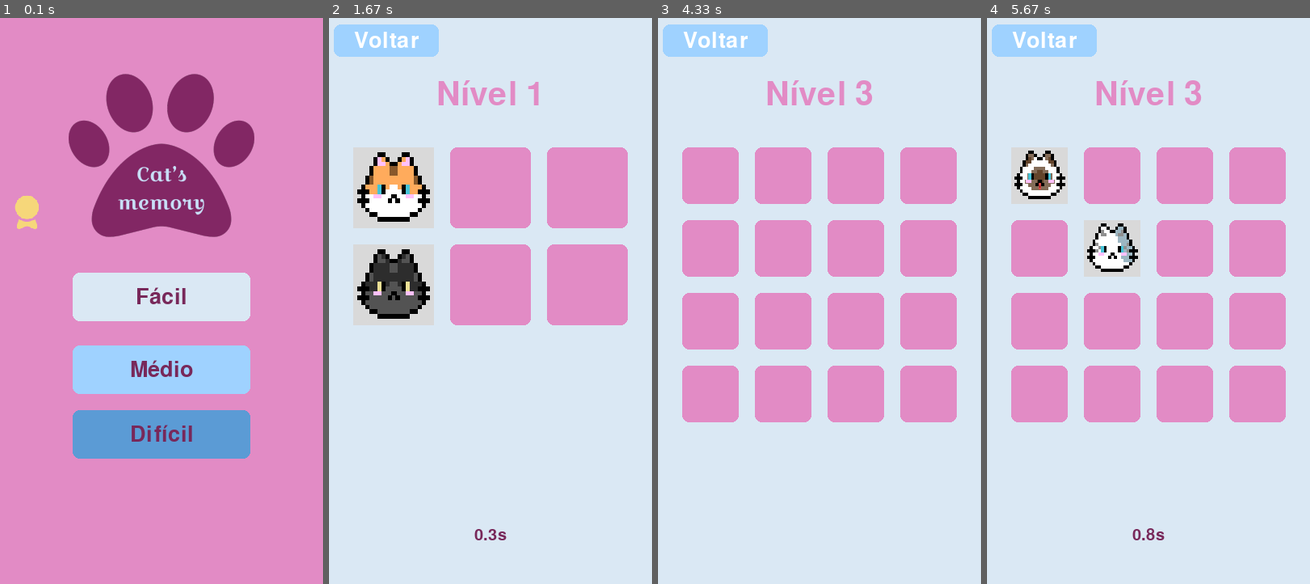
Above: before the commit, frames 1-4 (left to right).
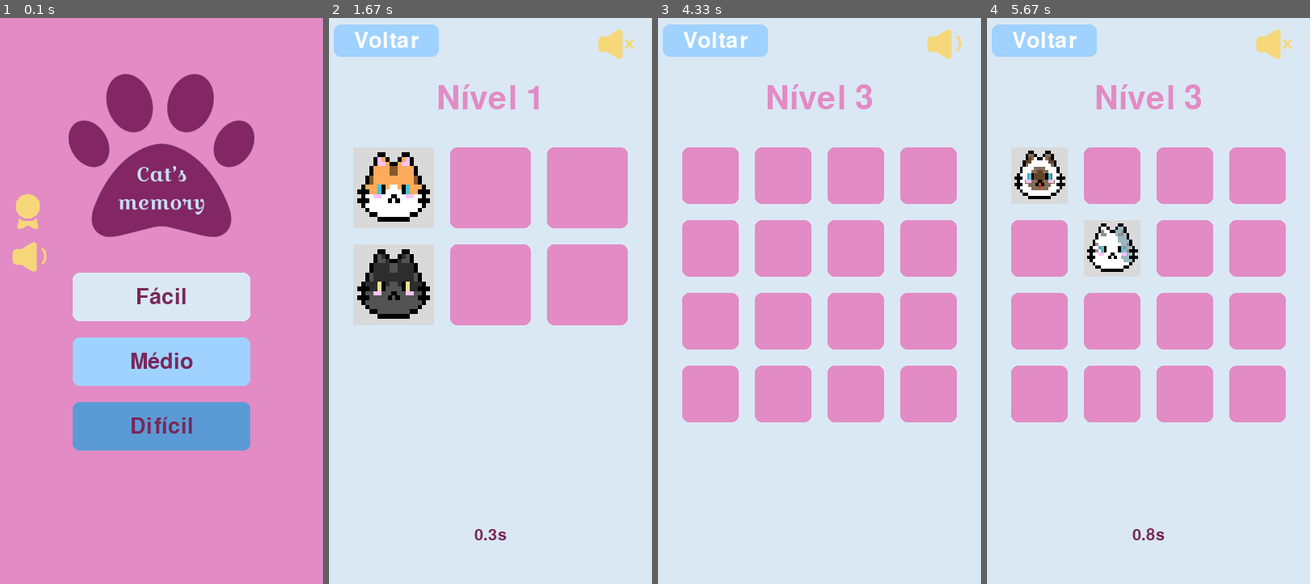
Above: after the commit, the same moments.

Repository: louisechacon/jogo_pygame
Game: pygame game, started from joguinho.py
The game is run twice, just before and just after one commit, with the same random seed, the same clock (stepped at 60 frames per second) and the same inputs.
Inputs (mouse positions are in pixels of both pictures, inside the frame that each line leads up to):
- Up to frame 1 (0.1 s): no input
- Up to frame 2 (1.67 s): click (490, 301) at 0.38 s; click (616, 46) at 0.72 s; click (390, 216) at 1.05 s; click (393, 284) at 1.38 s
- Up to frame 3 (4.33 s): click "Voltar" at 1.72 s; click (687, 255) at 2.05 s; click (683, 210) at 3.55 s; click "Voltar" at 3.88 s; click "Difícil" at 4.22 s
- Up to frame 4 (5.67 s): click (1054, 193) at 4.55 s; click (1112, 250) at 4.88 s; click (1274, 46) at 5.22 s; click (1100, 465) at 5.55 s

The runs differ from the first frame. In frame 1, 4.3% of the frame differs, in the area x 3-78%, y 31-78%; in frame 2, 0.7%; in frame 3, 0.8%; in frame 4, 0.8%.

Commit message:
Adiciona música e atualiza o readme

Diff:
--- a/joguinho.py
+++ b/joguinho.py
@@ -4,6 +4,12 @@
 import sys
 
 pygame.init()
+
+pygame.mixer.init()
+pygame.mixer.music.load("sons/bright_stars.ogg")
+pygame.mixer.music.set_volume(0.5)
+pygame.mixer.music.play(-1)
+som_ligado = True
 
 tempo = 0
 recordes = [None, None, None]
@@ -21,8 +27,8 @@
 largura_botao = 220
 x_inicial_botao = 90
 botao_facil = pygame.Rect(x_inicial_botao, 315, largura_botao, altura_botao)
-botao_medio = pygame.Rect(x_inicial_botao, 405, largura_botao, altura_botao)
-botao_dificil = pygame.Rect(x_inicial_botao, 485, largura_botao, altura_botao)
+botao_medio = pygame.Rect(x_inicial_botao, 395, largura_botao, altura_botao)
+botao_dificil = pygame.Rect(x_inicial_botao, 475, largura_botao, altura_botao)
 
 tela = pygame.display.set_mode((largura_tela, altura_tela))
 pygame.display.set_caption("Cat's Memory")
@@ -47,13 +53,20 @@
 logo_img = pygame.transform.smoothscale(logo_img, (230, 230))
 logo_rect = logo_img.get_rect(center=(largura_tela // 2, 170))
 
-medalha_img = pygame.image.load("imagens/medalha.png").convert_alpha()
-medalha_img = pygame.transform.scale(medalha_img, (50, 50))
-medalha_rect = medalha_img.get_rect(topleft=(8, 215))
-
 recordes_img = pygame.image.load("imagens/recordes.png").convert_alpha()
 recordes_img = pygame.transform.smoothscale(recordes_img, (250, 250))
 recordes_rect = recordes_img.get_rect(center=(largura_tela // 2, 350))
+
+medalha_img = pygame.image.load("imagens/medalha.png").convert_alpha()
+medalha_img = pygame.transform.scale(medalha_img, (52, 52))
+medalha_rect = medalha_img.get_rect(topleft=(8, 213))
+
+som_on_img = pygame.image.load("imagens/som_ligado.png").convert_alpha()
+som_on_img = pygame.transform.scale(som_on_img, (50, 50))
+som_off_img = pygame.image.load("imagens/som_desligado.png").convert_alpha()
+som_off_img = pygame.transform.scale(som_off_img, (50, 50))
+som_rect_menu = som_on_img.get_rect(topleft=(12, 270))
+som_rect_jogo = som_on_img.get_rect(topright=(380, 7))
 
 tela_menu = 0
 tela_jogo = 1
@@ -137,6 +150,12 @@
     tela.blit(texto_dificil, texto_dificil.get_rect(center = botao_dificil.center))
 
     tela.blit(medalha_img, medalha_rect)
+
+def desenhar_botao_som(rect):
+    if som_ligado:
+        tela.blit(som_on_img, rect)
+    else:
+        tela.blit(som_off_img, rect)
 
 def desenhar_final():
     tela.fill((159,210,255))
@@ -221,8 +240,19 @@
             pygame.quit()
             sys.exit()
 
+        if event.type == MOUSEBUTTONDOWN:
+            if estado_tela == tela_menu and som_rect_menu.collidepoint(event.pos):
+                som_ligado = not som_ligado
+
+            elif estado_tela == tela_jogo and som_rect_jogo.collidepoint(event.pos):
+                som_ligado = not som_ligado
+
+            if som_ligado:
+                pygame.mixer.music.unpause()
+            else:
+                pygame.mixer.music.pause()
+
         if estado_tela == tela_menu and event.type == MOUSEBUTTONDOWN:
-
             if (botao_facil.collidepoint(event.pos) or
             botao_medio.collidepoint(event.pos) or
             botao_dificil.collidepoint(event.pos)):
@@ -301,12 +331,13 @@
 
     if estado_tela == tela_menu:
         desenhar_menu()
+        desenhar_botao_som(som_rect_menu)
 
     elif estado_tela == tela_jogo:
 
         tela.fill((218, 232, 244))
         texto_superficie = fonte_nivel.render(texto_nivel, True, (226, 139, 197))
-        tela.blit(texto_superficie, texto_superficie.get_rect(center=(largura_tela // 2, 95)))
+        tela.blit(texto_superficie, texto_superficie.get_rect(center=(largura_tela // 2, 100)))
 
         botao_voltar = pygame.Rect(6, 8, 130, 40)
         pygame.draw.rect(tela, (159, 210, 255), botao_voltar, border_radius=8)
@@ -334,6 +365,8 @@
             else:
                 pygame.draw.rect(tela, (226, 139, 197), (x, y, tamanho_carta, tamanho_carta), border_radius=8)
 
+        desenhar_botao_som(som_rect_jogo)
+
     elif estado_tela == tela_final:
         desenhar_final()
         botao_reiniciar = botao_novamente()
Binary file added: Imagens/som_desligado.png
Binary file added: Imagens/som_ligado.png
Not shown, changed: readme.MD
Not shown, added: Sons/bright_stars.ogg
